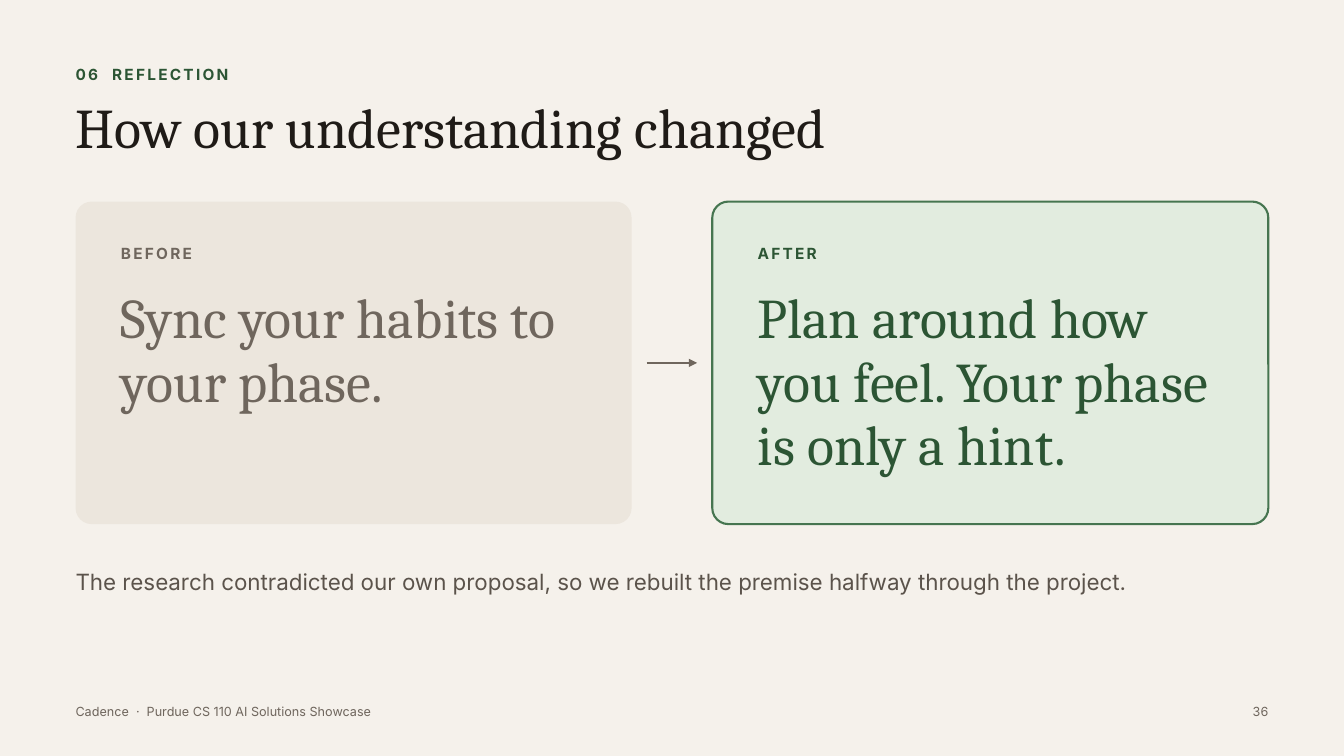
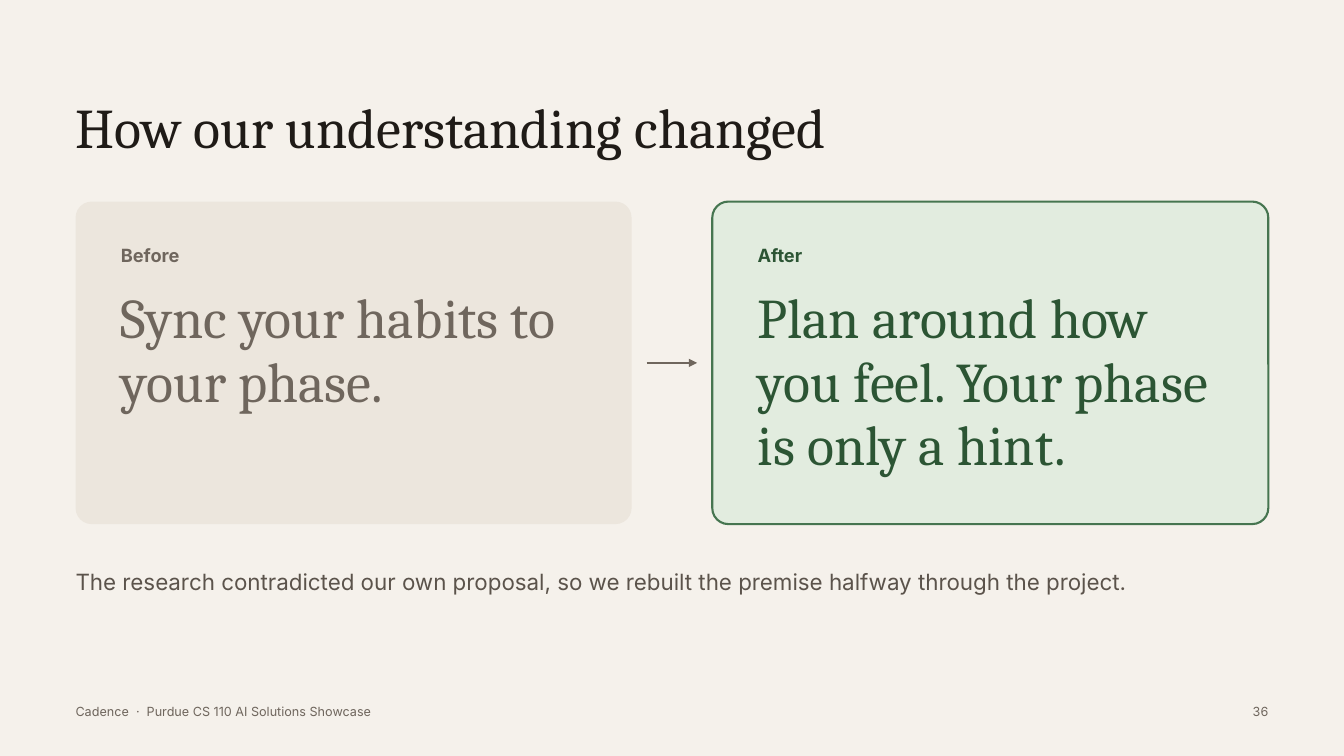
Before and after one commit to tarushvkodes/cadence, a slide deck: slide 36 of deck/Cadence-Capstone.pptx. Drawn at 1344x756 pixels with LibreOffice and Linux fonts; fonts in the diff are those of the drawing. Boxes give left, top, right and bottom in pixels: in the first picture for what was removed or moved away, otherwise in the second. Text is boxed around its words. In the diff, an @@ line names an element or a change of style, - is before the commit and + after.

```diff
--- a/deck/Cadence-Capstone.pptx
+++ b/deck/Cadence-Capstone.pptx
@@ text removed at (76,68,228,80) @@
-06 REFLECTION
@@ text at (121,248,180,262): text changed; size 11 to 13 pt @@
-BEFORE
+Before
@@ text at (758,248,803,262): text changed; size 11 to 13 pt @@
-AFTER
+After
```
Also in this commit, not shown: 40 other slides changed, 9 other files.
